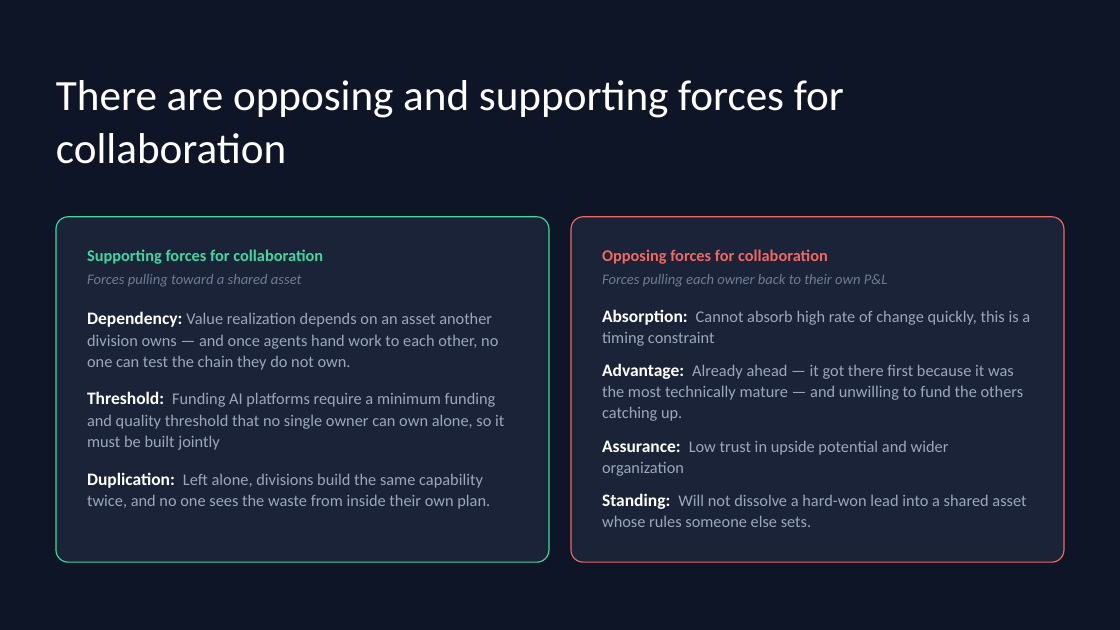
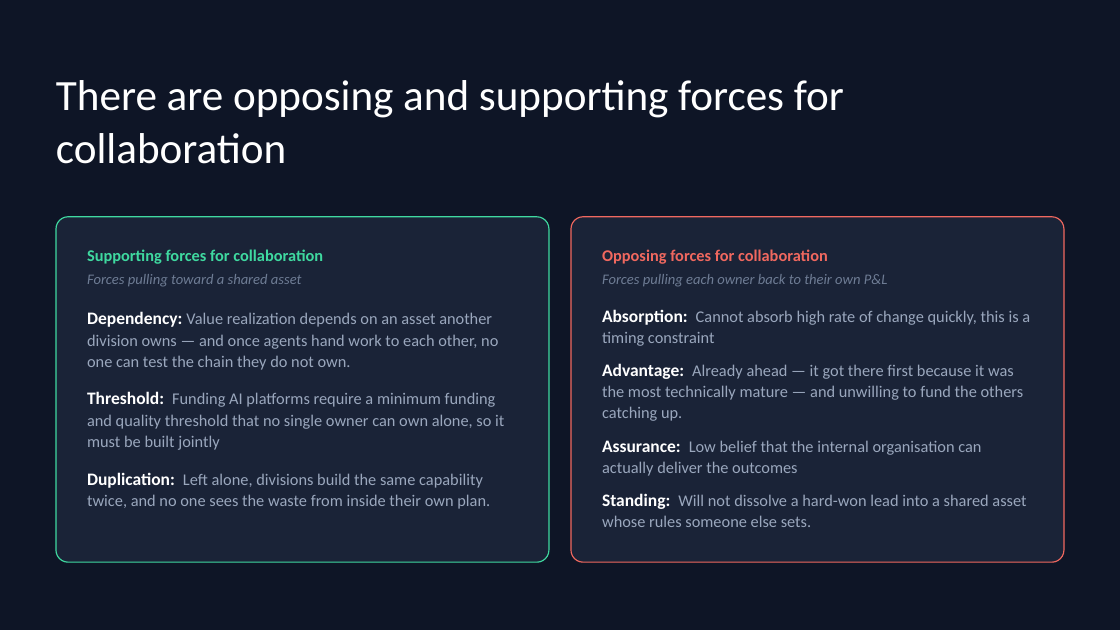
Before and after one commit to amangang3/aster-clinical-ops-simulation, a slide deck: slide 1 of framework-deck.pptx. Drawn at 1120x630 pixels with LibreOffice and Linux fonts; fonts in the diff are those of the drawing. Boxes give left, top, right and bottom in pixels: in the first picture for what was removed or moved away, otherwise in the second. Text is boxed around its words. In the diff, an @@ line names an element or a change of style, - is before the commit and + after.

```diff
--- a/framework-deck.pptx
+++ b/framework-deck.pptx
@@ text in rounded rectangle at box(602, 440, 981, 476): text changed @@
-Assurance: Low trust in upside potential and wider organization
+Assurance: Low belief that the internal organisation can actually deliver the outcomes
```
Also in this commit, not shown: 1 other slide changed, 5 other files.
